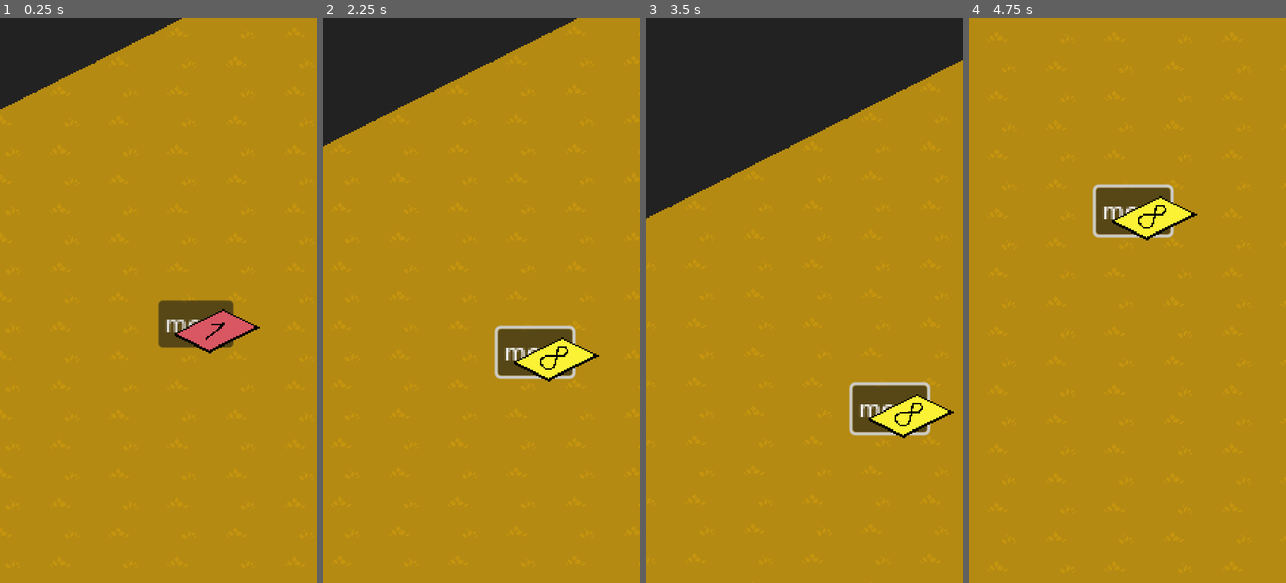
Above: before the commit, frames 1-4 (left to right).
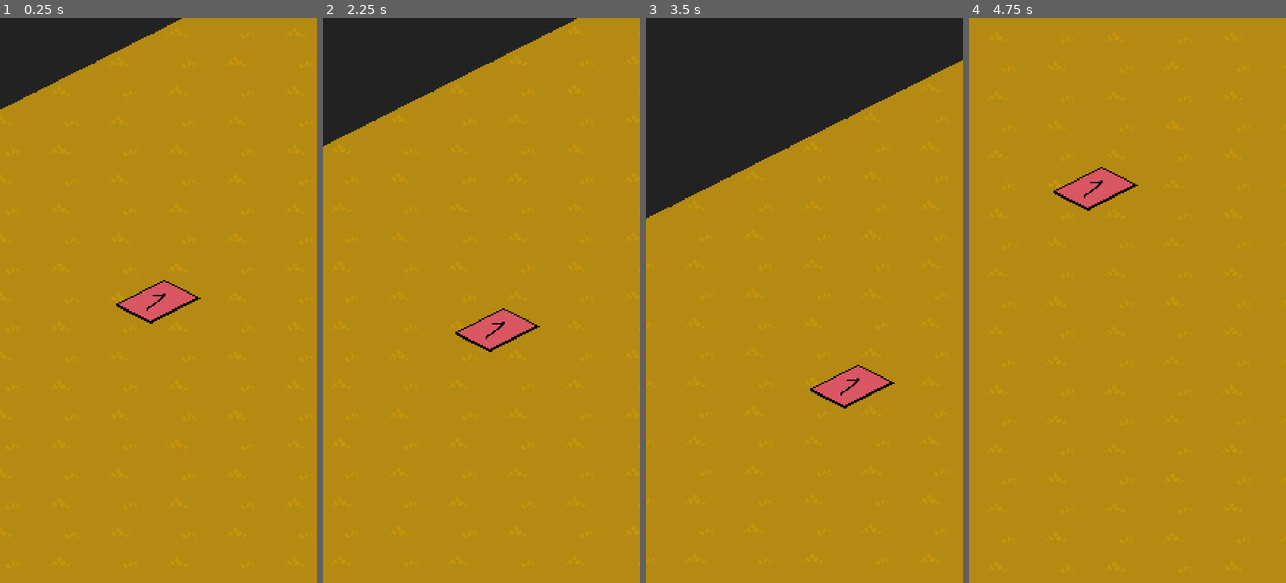
Above: after the commit, the same moments.

Repository: akrck02/kinokochi
Game: Godot game, scene res://scenes/liar/liar.tscn
Two runs of this game, one before a commit and one after it. Both use one fixed random seed, a clock stepped at 60 frames per second and the inputs below. This scene is started directly instead of the project's main scene.
Inputs (mouse positions are in pixels of both pictures, inside the frame that each line leads up to):
- Up to frame 1 (0.25 s): no input
- Up to frame 2 (2.25 s): click (519, 323) at 0.5 s, where only the run before the commit has a clickable "move"; tap Enter (ui_accept) at 1.25, 1.52, 2 s; move the mouse to (551, 272) at 1.27 s; hold Right (ui_right) 1.28-2 s; click (551, 272) at 1.42 s; drag from (418, 328) to (465, 413) at 2.02 s
- Up to frame 3 (3.5 s): tap Enter (ui_accept) at 2.75 s; move the mouse to (836, 176) at 2.77 s; hold Right (ui_right) from 2.78 s (still down)
- Up to frame 4 (4.75 s): release Right (ui_right) at 3.5 s; tap Enter (ui_accept) at 3.5, 4.25, 4.52 s; drag from (1111, 413) to (1032, 215) at 3.52 s; move the mouse to (1222, 385) at 4.27 s; hold Left (ui_left) from 4.28 s (still down)

The runs differ from the first frame. In frame 1, 3.0% of the frame differs, in the area x 36-82%, y 46-60%; in frame 2, 3.3%, in the area x 41-88%, y 51-65%; in frame 3, 3.3%; in frame 4, 3.3%.

Commit message:
Added position sliders to test movement

Diff:
--- a/scenes/liar/liar.gd
+++ b/scenes/liar/liar.gd
@@ -5,22 +5,25 @@
 const PLAYERS=4
 const CARDS_PER_HAND=5
 @onready var control: Control = $Control
-@onready var button: Button = $Control/Button
+@onready var spin_box_y: SpinBox = $Control/HBoxContainer/SpinBoxY
+@onready var spin_box_x: SpinBox = $Control/HBoxContainer/SpinBoxX
+@onready var button: Button = $Control/HBoxContainer/Button
+
 
 # Called when the node enters the scene tree for the first time.
 func _ready() -> void:
-	var hands=generate_hands()
-	var hand=hands[0]
-	print(hand.cards)
-	add_child(hand)
-	hand.show_cards()
-	button.pressed.connect(move.bind(hand))
-	#var card=Card.new("BLUE",5)
-	#add_child(card)
-	#card.show_card_sprite()
+	#var hands=generate_hands()
+	#var hand=hands[0]
+	#print(hand.cards)
+	#add_child(hand)
+	#hand.show_cards()
+	var card1=Card.new("red",1)
+	add_child(card1)
+	card1.show_card_sprite()
+	button.pressed.connect(move.bind(card1))
 
-func move(hand:Hand):
-	hand.cards[4].move(10,4)
+func move(card:Card):
+	card.move(spin_box_x.value,spin_box_y.value)
 	pass
 
 # Called every frame. 'delta' is the elapsed time since the previous frame.
@@ -52,21 +55,17 @@
 	return output
 
 class Hand:
-	extends Node2D
+	extends IsometricObject
 	var cards:Array;
 
-	func move(x:int,y:int):
-		self.position=Vector2(x*40+40,y*20+20)
 
 	func _init(cards:Array) -> void:
 		self.cards=cards
-		move(0,0)
 		var x=0
 		var y=0
 		for card in cards:
 			self.add_child(card)
-
-			card.move(0,0)
+			card.move(x,0)
 			x+=1
 
 	func show_cards():
--- a/scenes/liar/liar.tscn
+++ b/scenes/liar/liar.tscn
@@ -46,28 +46,32 @@
 [node name="Control" type="Control" parent="."]
 layout_mode = 3
 anchors_preset = 0
+offset_left = 219.0
+offset_top = -43.0
+offset_right = 259.0
+offset_bottom = -3.0
+
+[node name="HBoxContainer" type="HBoxContainer" parent="Control"]
+layout_mode = 0
 offset_right = 40.0
 offset_bottom = 40.0
 
-[node name="Button" type="Button" parent="Control"]
-layout_mode = 0
-offset_right = 8.0
-offset_bottom = 8.0
+[node name="SpinBoxX" type="SpinBox" parent="Control/HBoxContainer"]
+layout_mode = 2
+
+[node name="SpinBoxY" type="SpinBox" parent="Control/HBoxContainer"]
+layout_mode = 2
+
+[node name="Button" type="Button" parent="Control/HBoxContainer"]
+layout_mode = 2
 text = "move"
 
 [node name="TileMapLayer2" type="TileMapLayer" parent="."]
 z_index = -2
-tile_map_data = PackedByteArray("AAAPAAQAAQAAAAAAAAAOAAQAAQA …(351 unchanged characters)… AAAAAAAAAAAAMAAQAAAAAAAAADAAAAAQAAAAAAAAA=")
+tile_map_data = PackedByteArray("AAAPAAQAAQAAAAAAAAAOAAQAAQA …(351 unchanged characters)… AAAAAAAAAAAAMAAQAAAAAAAAADAAAAAQAAAAAAAAD//wAAAQAGAAAAAAD//wEAAQAGAAAAAAA=")
 tile_set = ExtResource("4_3nft3")
 
-[node name="Node2D" type="Node2D" parent="."]
+[node name="Card" parent="." instance=ExtResource("6_mnfdn")]
 visible = false
-position = Vector2(80, 40)
-
-[node name="Card" parent="Node2D" instance=ExtResource("6_mnfdn")]
 z_index = 4
-position = Vector2(40, 20)
-
-[node name="Card2" parent="Node2D" instance=ExtResource("6_mnfdn")]
-z_index = 4
-position = Vector2(80, 40)
+position = Vector2(42, 19)
